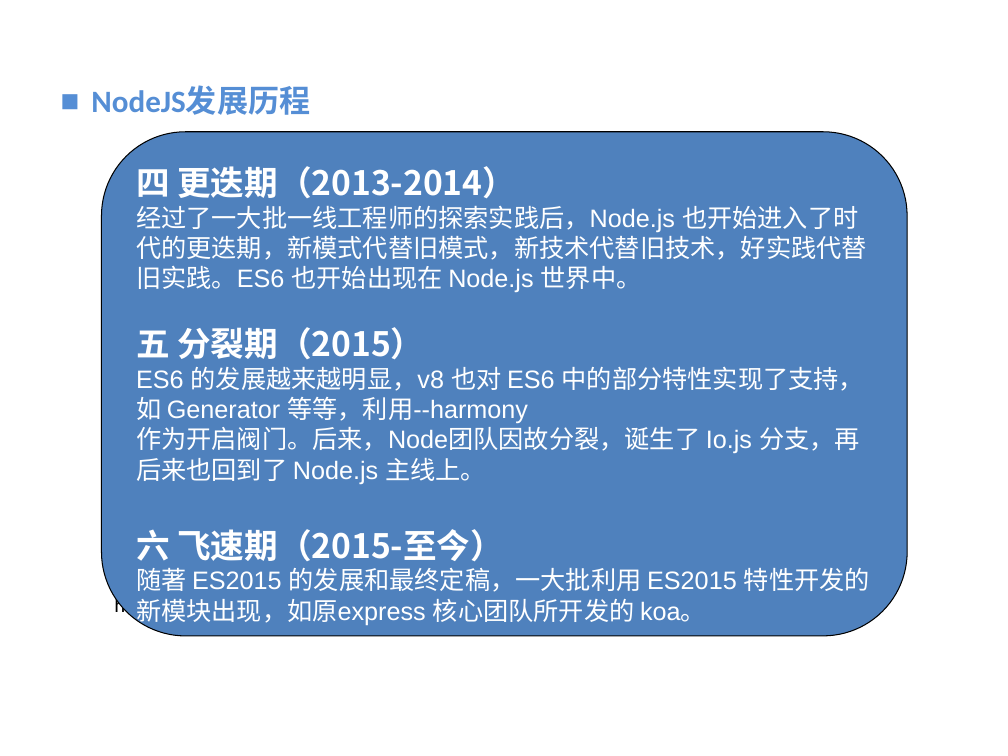
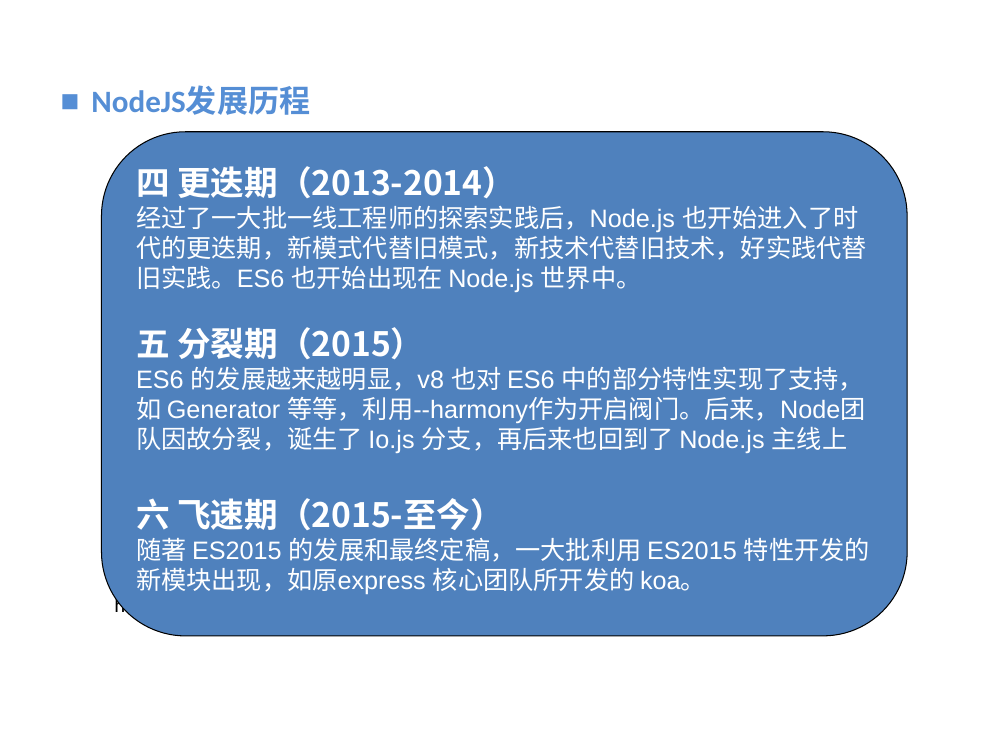
Before and after one commit to vaik/Documents, a slide deck: slide 11 of 我的分享/NodeJS基础概念理解.ppt. Drawn at 1008x756 pixels with LibreOffice and Linux fonts; fonts in the diff are those of the drawing; background and template pictures are left out. Boxes give left, top, right and bottom in pixels: in the first picture for what was removed or moved away, otherwise in the second. Text is boxed around its words. In the diff, an @@ line names an element or a change of style, - is before the commit and + after.

```diff
--- a/我的分享/NodeJS基础概念理解.ppt
+++ b/我的分享/NodeJS基础概念理解.ppt
@@ text in rounded rectangle at <box>136,367,865,453</box>: text changed @@
-ES6 的发展越来越明显，v8 也对 ES6 中的部分特性实现了支持，如 Generator 等等，利用--harmony
-作为开启阀门。后来，Node团队因故分裂，诞生了 Io.js 分支，再后来也回到了 Node.js 主线上。
+ES6 的发展越来越明显，v8 也对 ES6 中的部分特性实现了支持，如 Generator 等等，利用--harmony作为开启阀门。后来，Node团队因故分裂，诞生了 Io.js 分支，再后来也回到了 Node.js 主线上
```
Also in this commit, not shown: 9 other slides changed.
